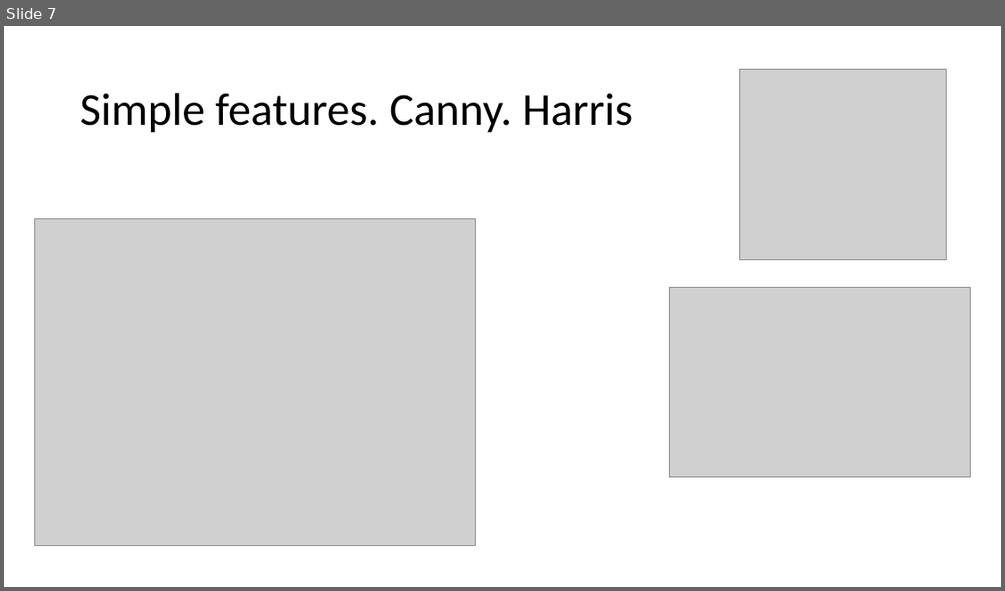
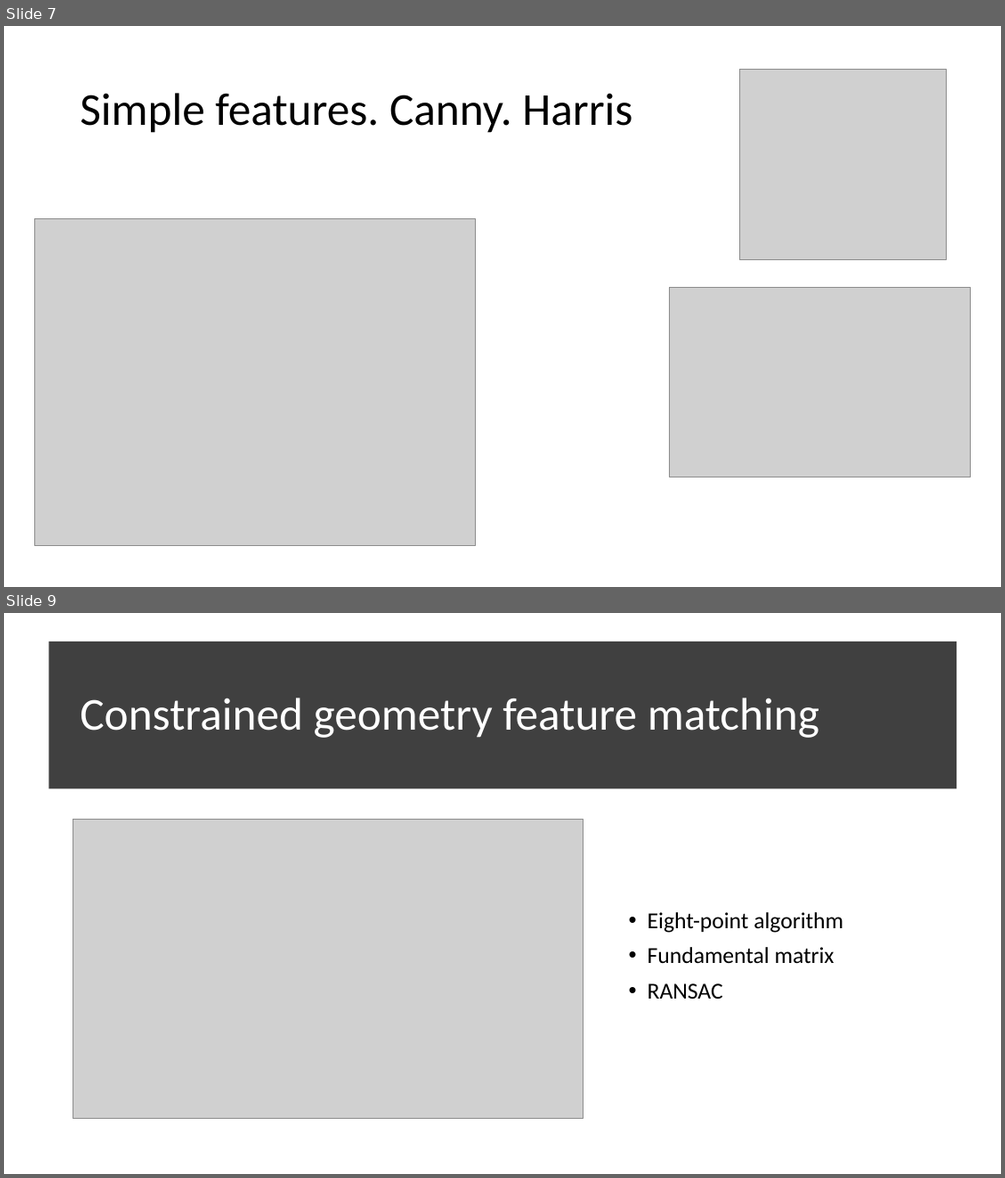
Before and after one commit to gitglob/02504-Computer-Vision, a slide deck: exam/presentation.pptx. Shown one above the other, each under a label of ours: slide 7 before the commit, slides 7 and 9 after it; the slides between them are not shown. The pictures are 1005x591 and 1005x1178 pixels, drawn with LibreOffice and Linux fonts; fonts in the diff are those of the drawing; grey boxes stand for pictures. Boxes give left, top, right and bottom in pixels: in the first picture for what was removed or moved away, otherwise in the second. Text is boxed around its words. In the diff, an @@ line names an element or a change of style, - is before the commit and + after.

```diff
--- a/exam/presentation.pptx
+++ b/exam/presentation.pptx
@@ slide 9 added at box(4, 613, 1001, 1174), background #FFFFFF @@
@@ rectangle added at box(48, 641, 956, 788), fill #404040 @@
@@ title added at box(80, 698, 819, 738), 44 pt, text #FFFFFF @@
+Constrained geometry feature matching
@@ picture added at box(73, 819, 582, 1118) @@
@@ text added at box(647, 912, 843, 998), 22 pt, text #000000 @@
+• Eight-point algorithm
+• Fundamental matrix
+• RANSAC
```
Also in this commit, not shown: 2 slides changed, 1 other slide added, 5 other files.
